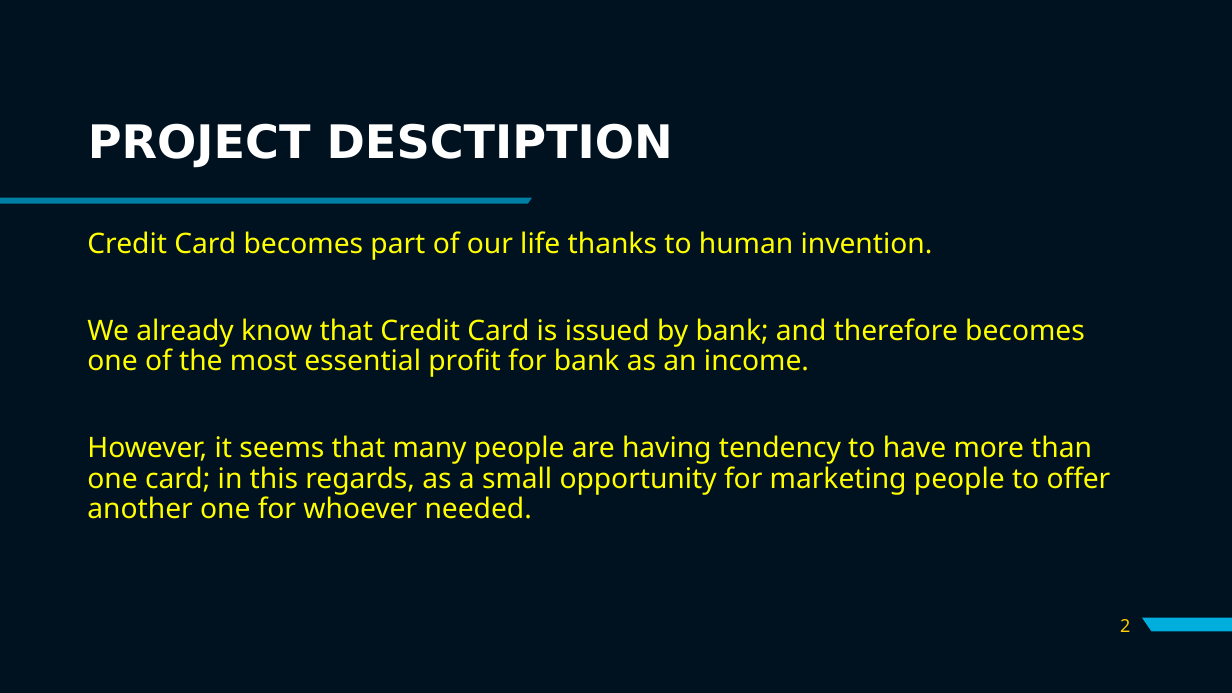
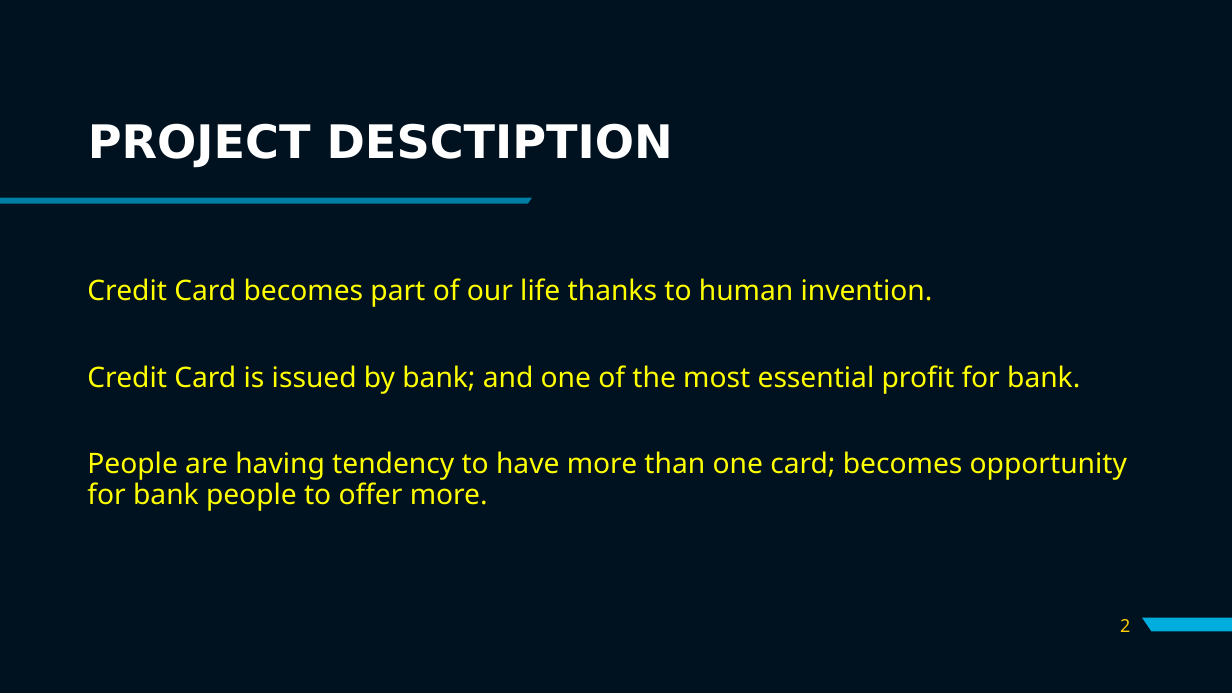
Before and after one commit to x-conx/Purwadhika_Projct_Finale, a slide deck: slide 2 of Credit Card Opening Prediction.pptx. Drawn at 1232x693 pixels with LibreOffice and Linux fonts; fonts in the diff are those of the drawing; background and template pictures are left out. Boxes give left, top, right and bottom in pixels: in the first picture for what was removed or moved away, otherwise in the second. Text is boxed around its words. In the diff, an @@ line names an element or a change of style, - is before the commit and + after.

Commit message:
ppt

```diff
--- a/Credit Card Opening Prediction.pptx
+++ b/Credit Card Opening Prediction.pptx
@@ text "Credit Card becomes part of ...": place and size @@
-text "Credit Card becomes part of ..." at bbox=[87, 231, 1111, 519]
+text "Credit Card becomes part of ..." at bbox=[87, 278, 1127, 511]
@@ text at bbox=[87, 365, 1127, 511]: text changed @@
-We already know that Credit Card is issued by bank; and therefore becomes one of the most essential profit for bank as an income.
-However, it seems that many people are having tendency to have more than one card; in this regards, as a small opportunity for marketing people to offer another one for whoever needed.
+Credit Card is issued by bank; and one of the most essential profit for bank.
+People are having tendency to have more than one card; becomes opportunity for bank people to offer more.
```
Also in this commit, not shown: 3 other slides changed, 7 slides added, 1 slide removed.
